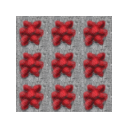
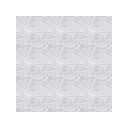
Layered file, before and after one edit (128 × 128). Changes by layer:
painted on "Layer 1 copy" over [48, 16, 80, 48]
painted on "Layer 1 copy 2" over [80, 16, 112, 48]
painted on "Layer 1 copy 3" over [80, 48, 112, 80]
painted on "Layer 1 copy 4" over [16, 16, 48, 48]
painted on "Layer 1 copy 5" over [16, 48, 48, 80]
painted on "Layer 1 copy 6" over [48, 80, 80, 112]
painted on "Layer 1 copy 7" over [16, 80, 48, 112]
painted on "Layer 1 copy 8" over [80, 80, 112, 112]
painted on "Layer 1" over [48, 48, 80, 80]
